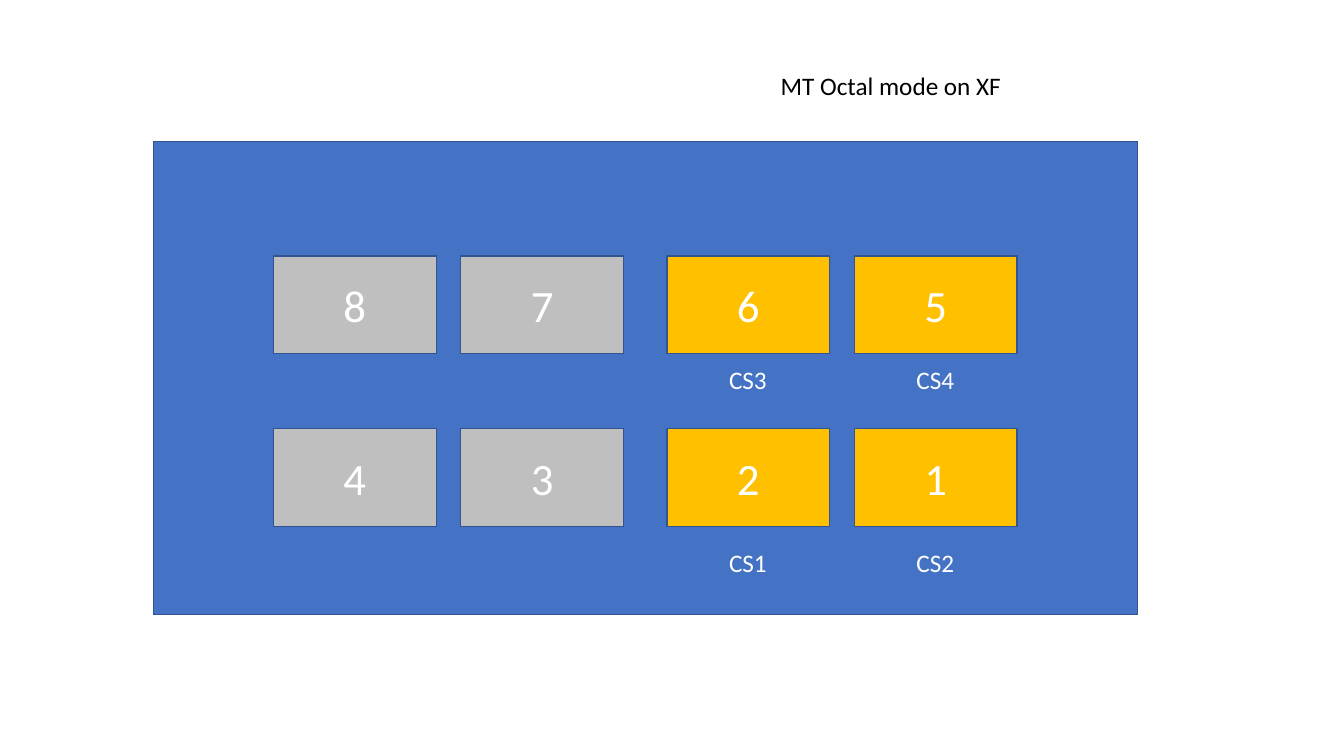
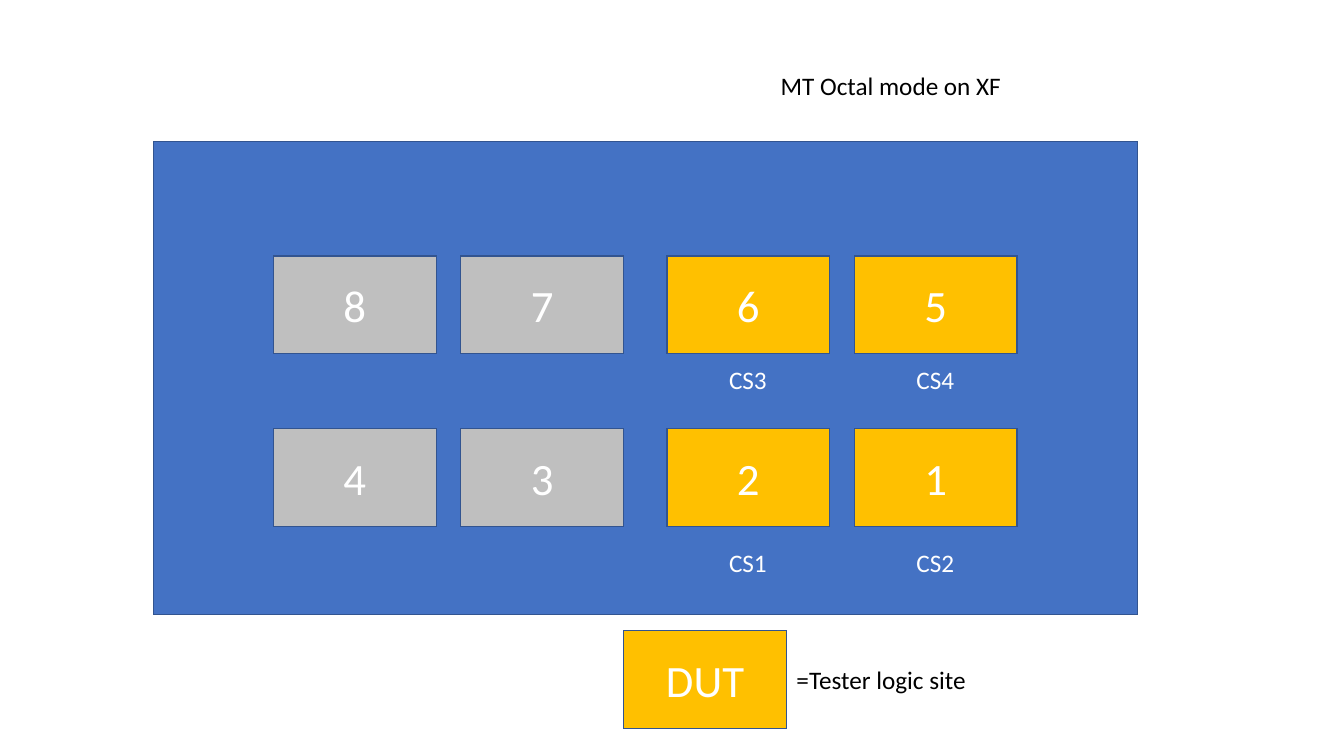
Before and after one commit to weizhou3/XFTesterIF, a slide deck: slide 1 of GPIB CS layout.pptx. Drawn at 1344x756 pixels with LibreOffice and Linux fonts; fonts in the diff are those of the drawing. Boxes give left, top, right and bottom in pixels: in the first picture for what was removed or moved away, otherwise in the second. Text is boxed around its words. In the diff, an @@ line names an element or a change of style, - is before the commit and + after.

```diff
--- a/GPIB CS layout.pptx
+++ b/GPIB CS layout.pptx
@@ rectangle added at <box>624,631,787,729</box>, fill #FFC000, outline #325491 1 pt, 32 pt, text #FFFFFF @@
+DUT
@@ text added at <box>796,671,965,694</box>, 18 pt, text #000000 @@
+=Tester logic site
```
Also in this commit, not shown: 8 other files.
